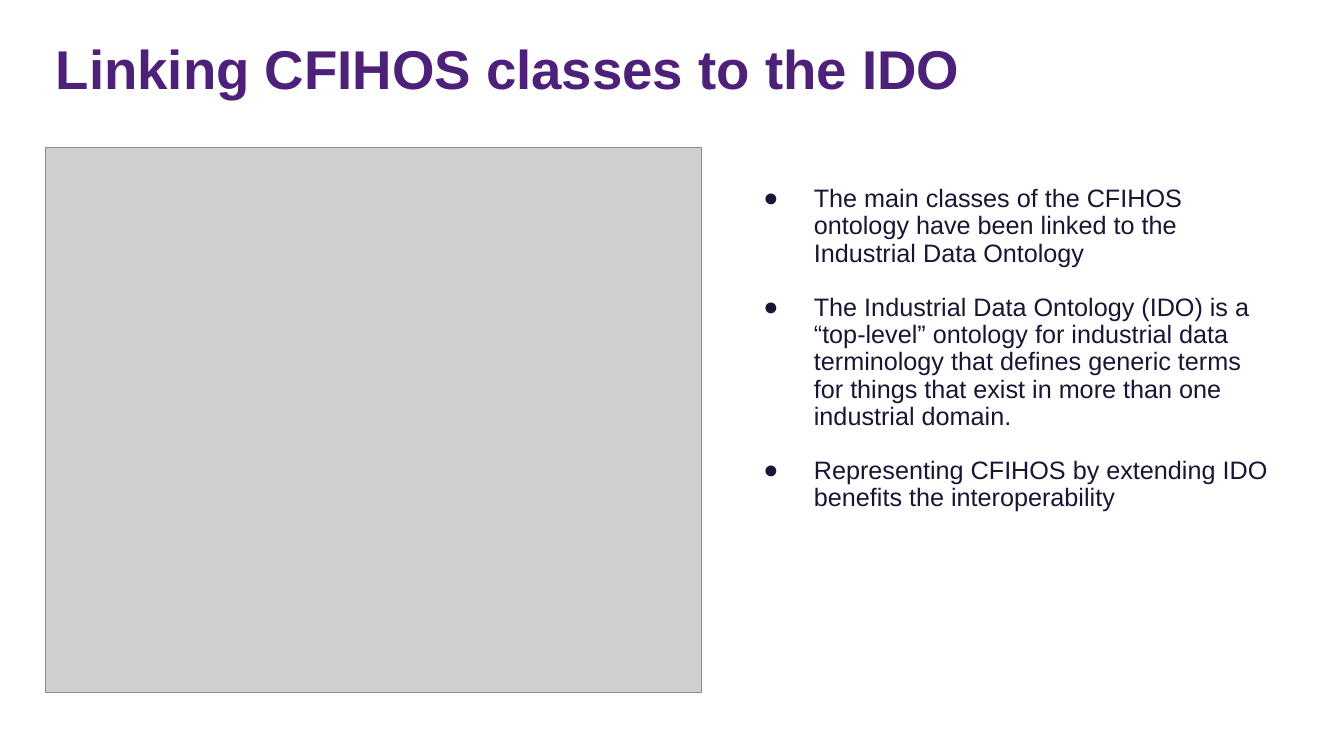
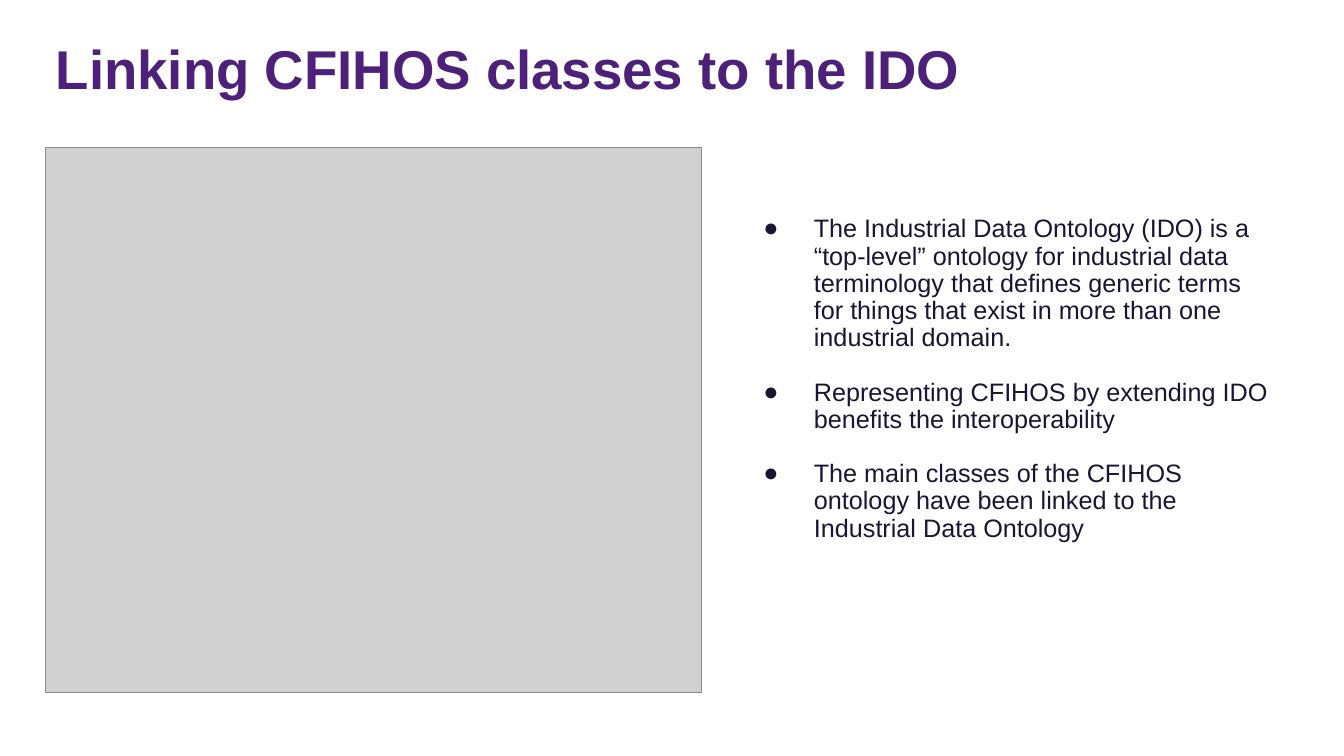
Before and after one commit to tecnomod-um/cfihos, a slide deck: slide 14 of docs/cfihos-ontology.pptx. Drawn at 1344x756 pixels with LibreOffice and Linux fonts; fonts in the diff are those of the drawing; grey boxes stand for pictures. Boxes give left, top, right and bottom in pixels: in the first picture for what was removed or moved away, otherwise in the second. Text is boxed around its words. In the diff, an @@ line names an element or a change of style, - is before the commit and + after.

```diff
--- a/docs/cfihos-ontology.pptx
+++ b/docs/cfihos-ontology.pptx
@@ text at (814, 188, 1182, 267): paragraph removed @@
-● The main classes of the CFIHOS ontology have been linked to the Industrial Data Ontology
@@ text at (814, 463, 1182, 542): paragraph added @@
+● The main classes of the CFIHOS ontology have been linked to the Industrial Data Ontology
```
Also in this commit, not shown: 7 other slides changed.
